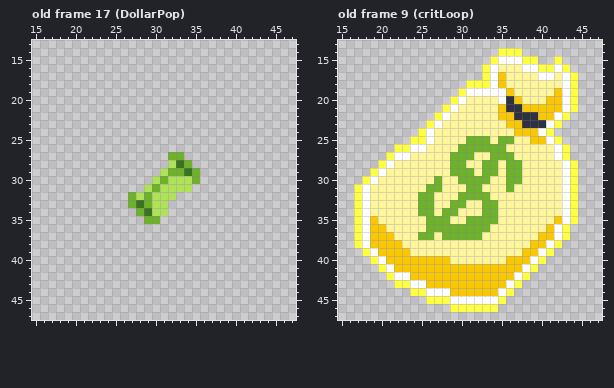
One commit to this pixel-art file: WIP Assets/Spells/Bailout.aseprite. Above is the file before it was changed.
64x64 pixels, 22 frames. Shown: old frame 17 (DollarPop): x 15..47, y 13..47; old frame 9 (critLoop): x 15..47, y 13..47. The commit also changed other frames, which this record leaves out.
After:
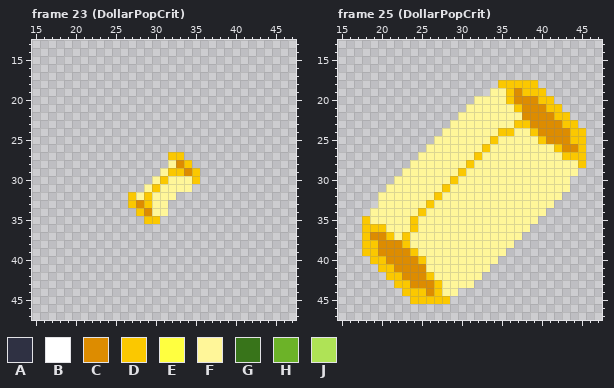
Palette (. is transparent): A #2f3143  B #ffffff  C #dd8c00  D #fbc800  E #ffff40  F #fff699  G #38741a  H #6cb328  J #afe356
A new or re-ordered frame is compared with the old frame closest to it.
Changes in this commit:
frames 22 -> 28
Changed rows in their new state; - is an unchanged pixel.
Frame 23 (DollarPopCrit) is new; against old frame 17 (DollarPop), layer "Layer 1":
first column x 27:
27 -----DD--
28 -----FCD-
29 ----FDDCD
30 ---FDFFFD
31 --FDFFFF-
32 DFDFFF---
33 DCDFF----
34 -DCFF----
35 --DD-----
Frame 25 (DollarPopCrit) is new; against old frame 9 (critLoop), layer "Layer 1":
first column x 17:
14 ------------------...--------
15 -----------------......--.---
16 ----------------...........--
17 ----------------............-
18 --------------....-DDDD.....-
19 -------------....FF-CDDD....-
20 ------------...---FDCCCD-...-
21 -----------...----FFDCCC--..-
22 ----------...-----FFFCCCCDD--
23 ---------...-------F-DCCCCDD-
24 --------...-------DDFF-CCCCDD
25 -------...----FFFDFF--F-CCCDD
26 -----....----FFFDFF------DCCD
27 ----....----FFFD-FFF-----FDDD
28 ---....-----FFD-FF-FF-----FFD
29 --....------FDF-FF-FF-----FF-
30 -....-----F-DFFFF--FF-----F.-
31 ....-----FFD--FF---F------F.-
32 ...-----FFD--FFFF---------..-
33 ...-----FD--FF--FF-------...-
34 ..------DF-FF---FF------....-
35 .DF----D-FFF--FFFF-----.....-
36 .D-----D-FFFFFFFF-----.....--
37 .DCC--D-FF-FFFFF-----......--
38 .D-CCCD-------------......---
39 -DDCCCCD-----------......----
40 --DDCCCC-FFF------......-----
41 ---DDCCCCFFFFFFFF......------
42 ----DDCCC-FFFFFF......-------
43 -----DDCCC-FFFF......--------
44 ------DDDCDFF.......---------
45 -------DDDDD.......----------
46 ------------......-----------
Boxes around the changes in both pictures, in picture pixels (x1, y1, x2, y2):
changed: (128, 152, 200, 224)
changed: (354, 48, 586, 312)
